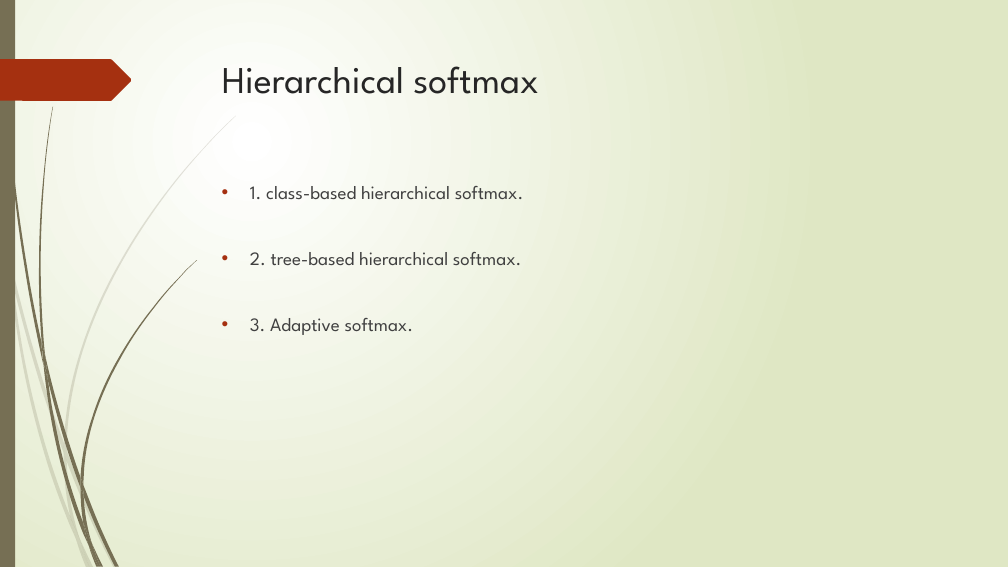
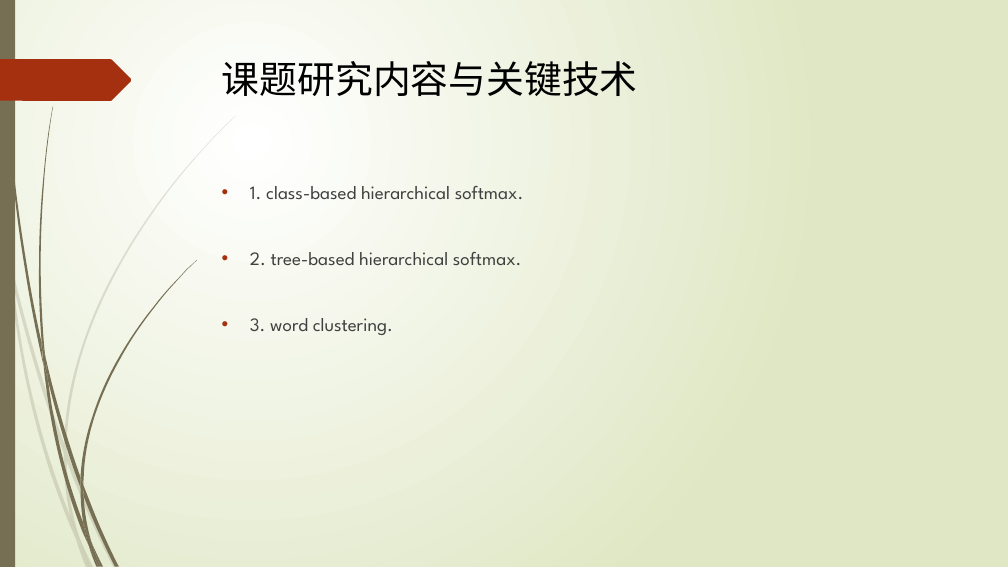
Before and after one commit to jiangnanhugo/Graduate_Design, a slide deck: slide 15 of 开题报告.pptx (slide 17 before the commit). Drawn at 1008x567 pixels with LibreOffice and Linux fonts; fonts in the diff are those of the drawing. Boxes give left, top, right and bottom in pixels: in the first picture for what was removed or moved away, otherwise in the second. Text is boxed around its words. In the diff, an @@ line names an element or a change of style, - is before the commit and + after.

```diff
--- a/开题报告.pptx
+++ b/开题报告.pptx
@@ title at (222,61,638,96): text changed; text colour #262626 to #000000 @@
-Hierarchical softmax
+课题研究内容与关键技术
@@ text at (250,318,393,335): text changed @@
-• 3. Adaptive softmax.
+• 3. word clustering.
```
Also in this commit, not shown: 16 other slides changed, 1 slide added, 3 slides removed, 14 other files.
